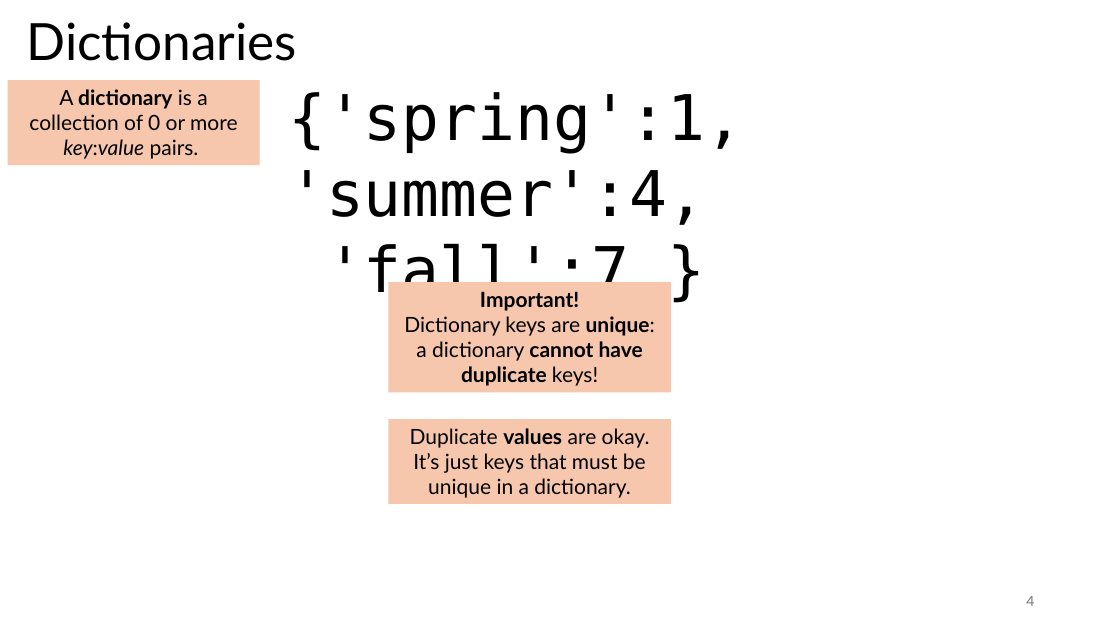
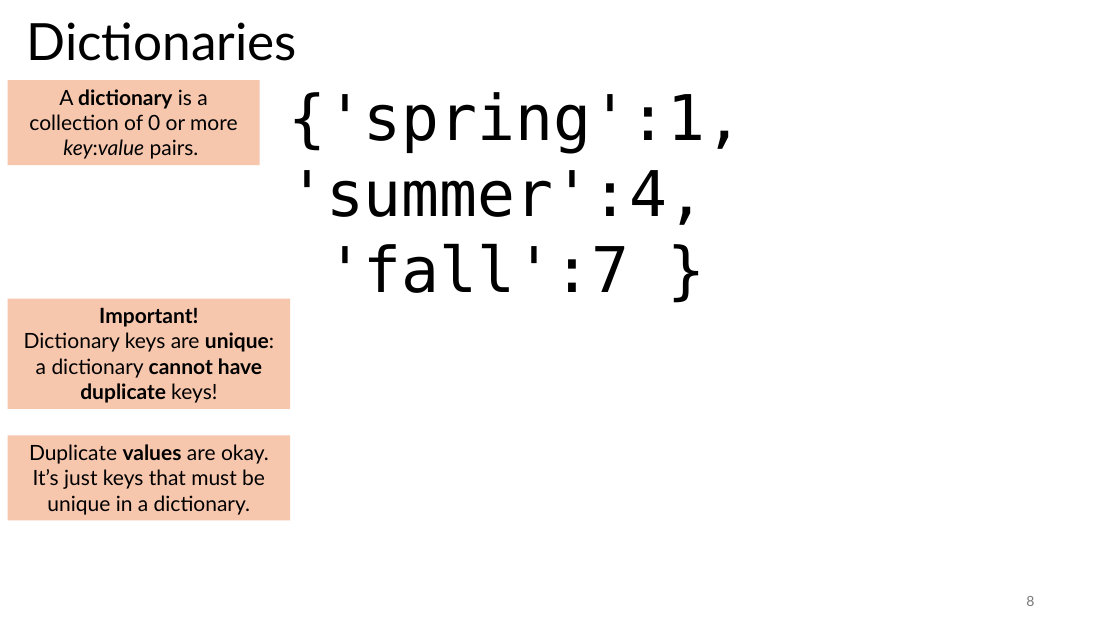
Before and after one commit to tjd1234/cmpt120fall2024, a slide deck: slide 8 of lecture_notes/chapter10/chapter10.pptx (slide 4 before the commit). Drawn at 1120x630 pixels with LibreOffice and Linux fonts; fonts in the diff are those of the drawing. Boxes give left, top, right and bottom in pixels: in the first picture for what was removed or moved away, otherwise in the second. Text is boxed around its words. In the diff, an @@ line names an element or a change of style, - is before the commit and + after.

```diff
--- a/lecture_notes/chapter10/chapter10.pptx
+++ b/lecture_notes/chapter10/chapter10.pptx
@@ rectangle "Important! Dictionary keys are unique: ..." moved from (x1=388, y1=282, x2=670, y2=392) to (x1=8, y1=298, x2=290, y2=408) @@
@@ rectangle "Duplicate values are okay. It’s ..." moved from (x1=388, y1=419, x2=670, y2=504) to (x1=8, y1=435, x2=290, y2=520) @@
@@ page number at (x1=1026, y1=596, x2=1034, y2=606): text changed @@
-4
+8
```
Also in this commit, not shown: 7 other slides changed, 10 slides added, 3 other files.
